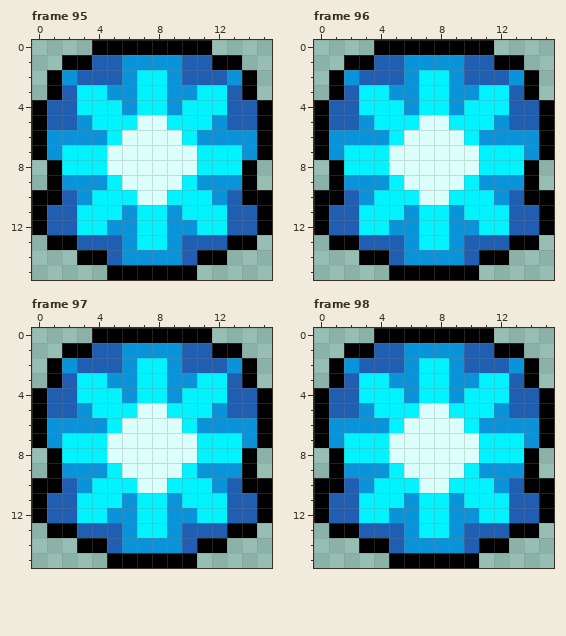
Two states of a pixel-art file, ExternalAssets/Buffs.ase. Above, as it was before the edit.
16x16 pixels, 326 frames. Colours within 5 levels of each other are drawn and written as one. Shown: frame 95, frame 96, frame 97, frame 98. The commit also changed other frames, which this record leaves out.
And afterwards:
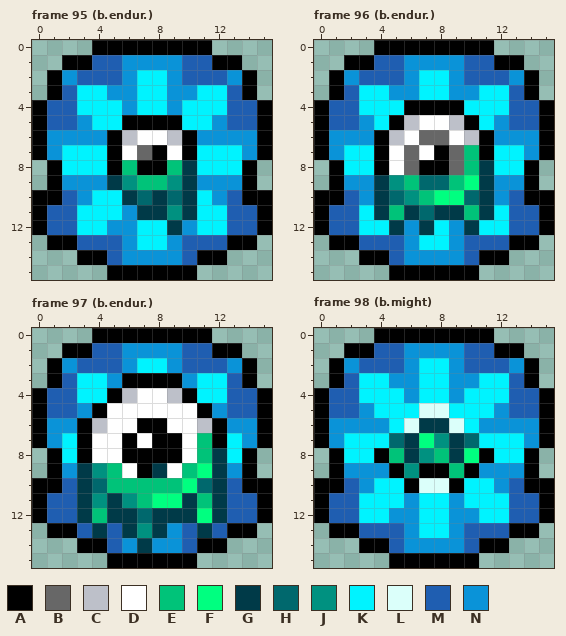
Palette (. is transparent): A #000000  B #676767  C #bdc0c9  D #ffffff  E #00c379  F #00ff80  G #003a48  H #00686d  J #009180  K #00f3ff  L #dbfffa  M #1f5eb1  N #0a93d8
Change:
Changed rows in their new state; - is an unchanged pixel.
Frame 95 (b.endur.), layer "Foreground":
first column x 5:
 5 -AAAA-
 6 ACDDCA
 7 ADBADA
 8 AEAAEG
 9 GJEEJG
10 -GHGHG
11 --GGJG
12 ----G-
Frame 96 (b.endur.), layer "Foreground":
first column x 4:
 4 --AAAA--
 5 -ACDDCA-
 6 ACDBBDCA
 7 ADBDABEA
 8 ADBAABEG
 9 GJEHHEFG
10 GHJEFFHG
11 GEGHGGEG
12 -G-G--G-
Frame 97 (b.endur.), layer "Foreground":
first column x 3:
 3 ---AAAA---
 4 --ACDDCA--
 5 -ADDDDDDA-
 6 ACDDAADDCA
 7 ADDADAADEA
 8 ADDAAAADEG
 9 GJEDAGDEFG
10 GHEEEEEFHG
11 GJGJEFFGEG
12 GEGGHGGGFG
13 -G-GJG--G-
14 ----G-----
Frame 98 (b.might), layer "Foreground":
first column x 4:
 6 ---GG---
 7 -HGFJGH-
 8 AEGJEGFA
 9 -AJAAEA-
10 --A--A--
